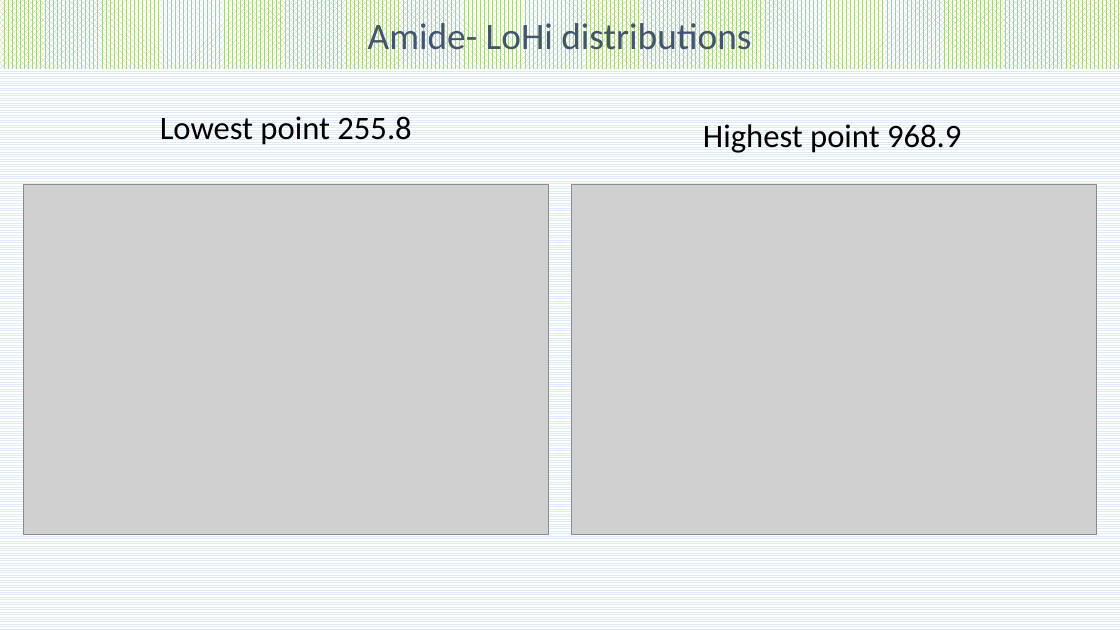
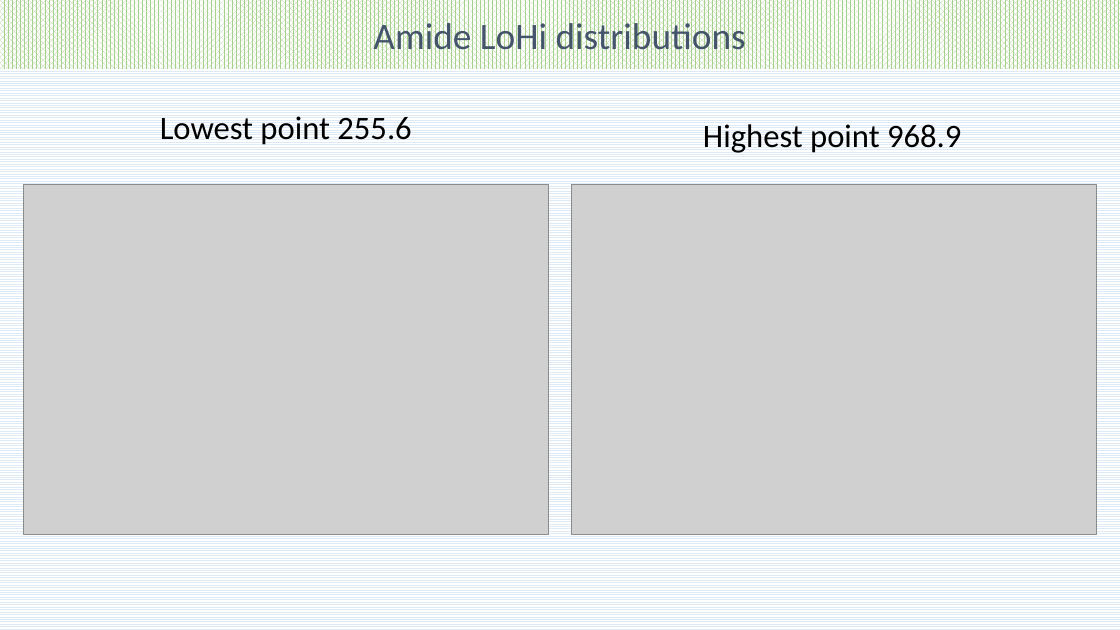
Before and after one commit to pockos56/RTI_prediction, a slide deck: slide 23 of Future presentation update.pptx. Drawn at 1120x630 pixels with LibreOffice and Linux fonts; fonts in the diff are those of the drawing; grey boxes stand for pictures. Boxes give left, top, right and bottom in pixels: in the first picture for what was removed or moved away, otherwise in the second. Text is boxed around its words. In the diff, an @@ line names an element or a change of style, - is before the commit and + after.

Commit message:
HiLo distributions + boxplots

```diff
--- a/Future presentation update.pptx
+++ b/Future presentation update.pptx
@@ text in rectangle at <box>373,18,746,59</box>: text changed @@
-Amide- LoHi distributions
+Amide LoHi distributions
@@ text at <box>160,116,411,145</box>: text changed @@
-Lowest point 255.8
+Lowest point 255.6
```
Also in this commit, not shown: 1 other slide changed, 2 slides added, 8 other files.
